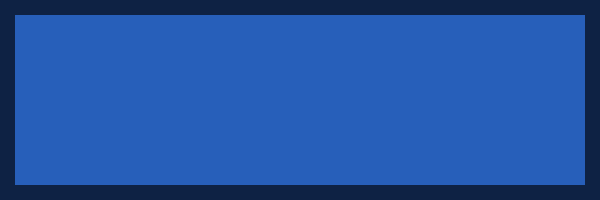
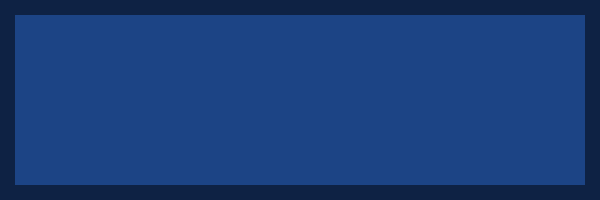
Two versions of the same layered image (600×200). Layer-by-layer changes:
painted on "MenuButtonBase" over [15, 15, 585, 185]
